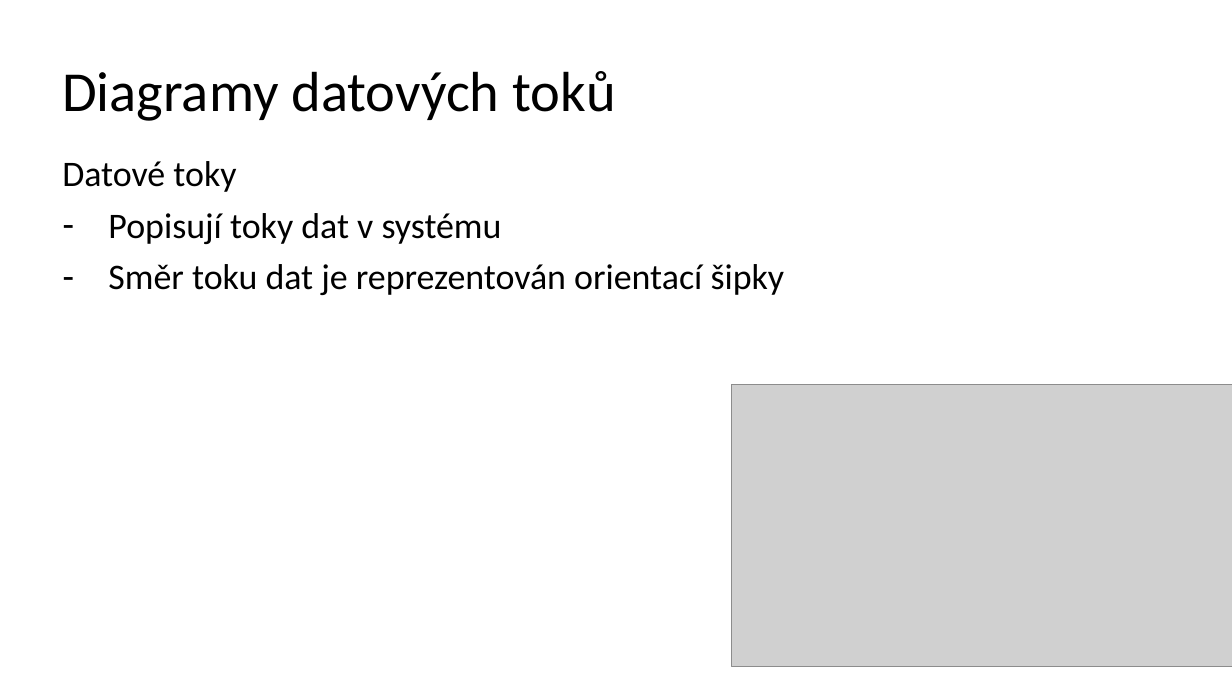
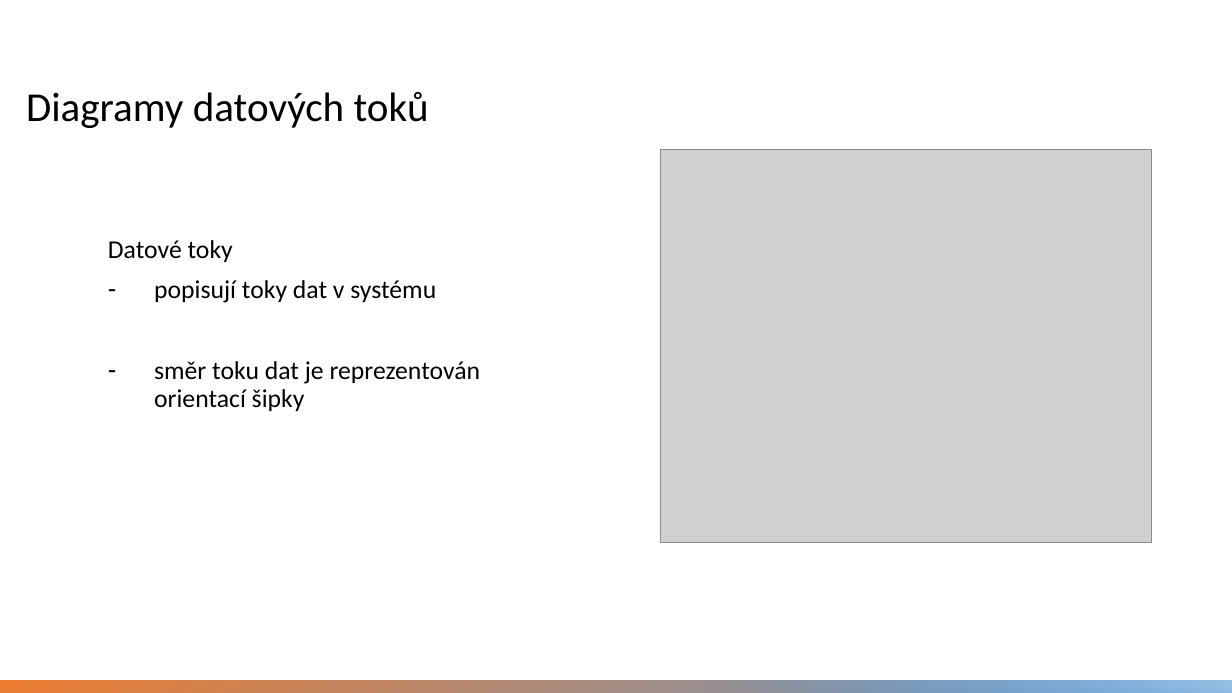
Before and after one commit to hradma10/6.semestr, a slide deck: slide 5 of SBP/Prezentace SBP Hradílek.pptx. Drawn at 1232x693 pixels with LibreOffice and Linux fonts; fonts in the diff are those of the drawing; grey boxes stand for pictures. Boxes give left, top, right and bottom in pixels: in the first picture for what was removed or moved away, otherwise in the second. Text is boxed around its words. In the diff, an @@ line names an element or a change of style, - is before the commit and + after.

```diff
--- a/SBP/Prezentace SBP Hradílek.pptx
+++ b/SBP/Prezentace SBP Hradílek.pptx
@@ title "Diagramy datových toků": place and size @@
-title "Diagramy datových toků" at bbox=[62, 71, 615, 121]
+title "Diagramy datových toků" at bbox=[26, 92, 429, 128]
@@ title "Diagramy datových toků" at bbox=[26, 92, 429, 128]: size 44 to 32 pt; vertical alignment middle to bottom @@
@@ picture: place and size @@
-picture at bbox=[731, 384, 1232, 666]
+picture at bbox=[661, 150, 1153, 543]
@@ text "Datové toky": place and size @@
-text "Datové toky" at bbox=[62, 161, 785, 295]
+text "Datové toky" at bbox=[108, 240, 481, 411]
@@ text at bbox=[108, 240, 233, 262]: size 28 to 20 pt in "Datové toky" @@
@@ text at bbox=[154, 280, 481, 411]: text changed; size 28 to 20 pt @@
-– Popisují toky dat v systému
-– Směr toku dat je reprezentován orientací šipky
+– popisují toky dat v systému
+– směr toku dat je reprezentován orientací šipky
@@ rectangle added at bbox=[0, 681, 1232, 693], fill gradient #5B9BD5 to #ED7D31 @@
@@ rectangle added at bbox=[634, 681, 1232, 693], fill gradient #5B9BD5 to #9DC3E6 @@
```
Also in this commit, not shown: 11 other slides changed, 2 slides added, 6 other files.
